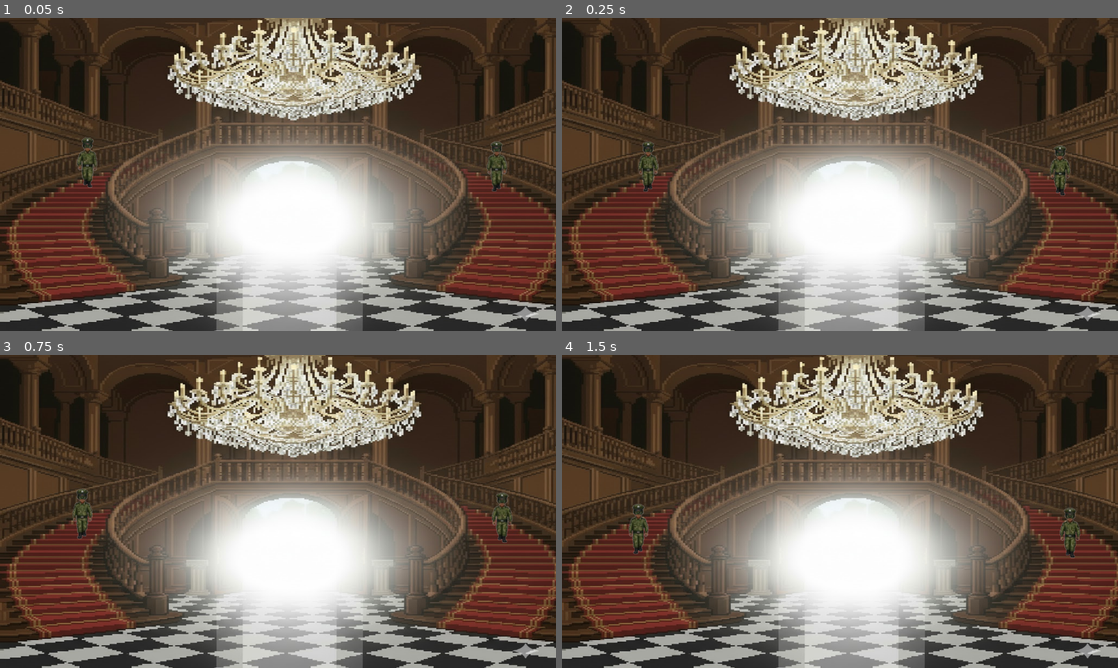
Above: before the commit, frames 1-4 (two rows, left to right).
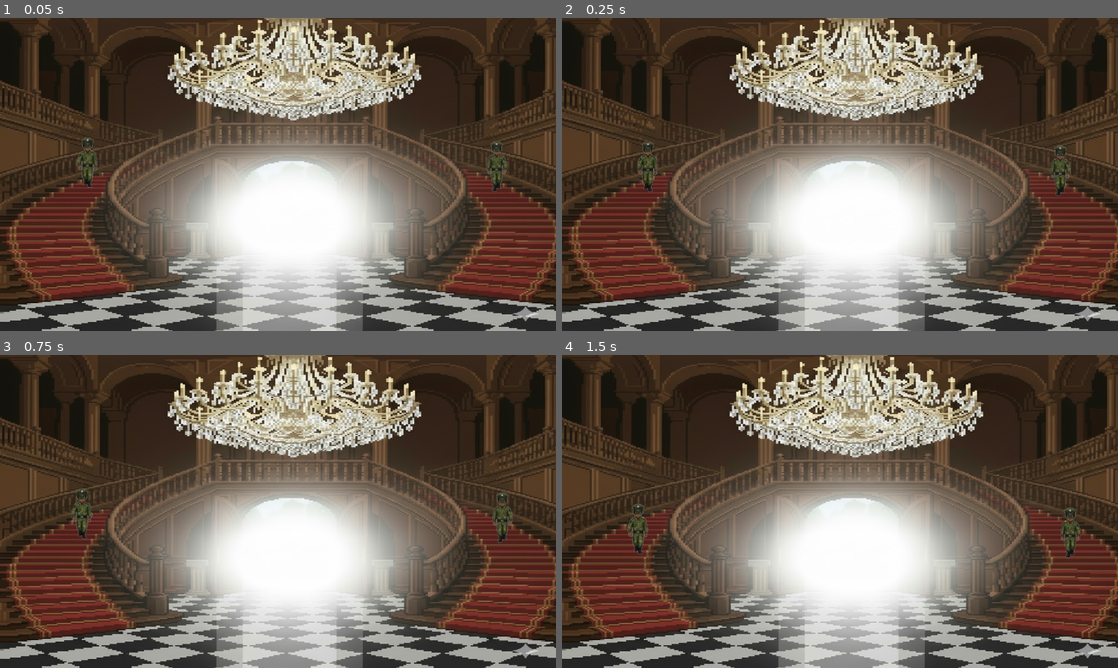
Above: after the commit, the same moments.

Repository: Mecanomaniac/GAMEJAM2026-2
Game: Godot game, scene res://fluxo.tscn
Same seed, same stepped clock (60 frames per second), same inputs: the game is played once before the commit and once after it. This scene is started directly instead of the project's main scene.
Inputs:
- Up to frame 1 (0.05 s): no input
- Up to frame 2 (0.25 s): no input
- Up to frame 3 (0.75 s): no input
- Up to frame 4 (1.5 s): no input

Frame 1 is identical in both runs. In frame 2, 0.2% of the frame differs, in the area x 13-92%, y 40-57%; in frame 3, 0.2%; in frame 4, 0.2%, in the area x 11-94%, y 48-65%.

Commit message:
movimentacao dos personagens

Diff:
--- a/fluxo.tscn
+++ b/fluxo.tscn
@@ -79,12 +79,24 @@
 "times": PackedFloat32Array(0.06666667, 1.1333333, 2.0333333, 3.0666666, 4.133333, 4.9333334),
 "transitions": PackedFloat32Array(1, 1, 1, 1, 1, 1),
 "update": 1,
-"values": [0, 0, 0, 0, 0, 0]
+"values": [0, 1, 0, 1, 0, 1]
 }
 
 [sub_resource type="Animation" id="Animation_v4cb1"]
 resource_name = "up"
 length = 5.0
+tracks/0/type = "value"
+tracks/0/imported = false
+tracks/0/enabled = true
+tracks/0/path = NodePath(".:frame")
+tracks/0/interp = 1
+tracks/0/loop_wrap = true
+tracks/0/keys = {
+"times": PackedFloat32Array(0.033333335, 1.1, 2.0666666, 3.1, 4.1),
+"transitions": PackedFloat32Array(1, 1, 1, 1, 1),
+"update": 1,
+"values": [0, 1, 0, 1, 0]
+}
 
 [sub_resource type="AnimationLibrary" id="AnimationLibrary_e4ex4"]
 _data = {
@@ -128,11 +140,6 @@
 "name": &"down",
 "speed": 5.0
 }, {
-"frames": [],
-"loop": true,
-"name": &"right",
-"speed": 5.0
-}, {
 "frames": [{
 "duration": 1.0,
 "texture": SubResource("AtlasTexture_hj61f")
@@ -173,12 +180,24 @@
 "times": PackedFloat32Array(0.033333335, 1.0666667, 2.1, 3.0666666, 4.0333333, 4.9333334),
 "transitions": PackedFloat32Array(1, 1, 1, 1, 1, 1),
 "update": 1,
-"values": [0, 0, 0, 0, 0, 0]
+"values": [0, 1, 0, 1, 0, 1]
 }
 
 [sub_resource type="Animation" id="Animation_5cykb"]
 resource_name = "up"
 length = 5.0
+tracks/0/type = "value"
+tracks/0/imported = false
+tracks/0/enabled = true
+tracks/0/path = NodePath(".:frame")
+tracks/0/interp = 1
+tracks/0/loop_wrap = true
+tracks/0/keys = {
+"times": PackedFloat32Array(0.06666667, 1.0333333, 2.0333333, 3.1, 4.0666666, 4.9666667),
+"transitions": PackedFloat32Array(1, 1, 1, 1, 1, 1),
+"update": 1,
+"values": [0, 1, 0, 1, 0, 1]
+}
 
 [sub_resource type="AnimationLibrary" id="AnimationLibrary_5cykb"]
 _data = {
@@ -207,12 +226,12 @@
 [node name="AnimatedSprite2D" type="AnimatedSprite2D" parent="Path2D/PathFollow2D" unique_id=2129194228]
 sprite_frames = SubResource("SpriteFrames_vwk2k")
 animation = &"down"
-autoplay = "down"
 flip_h = true
 flip_v = true
 
 [node name="AnimationPlayer" type="AnimationPlayer" parent="Path2D/PathFollow2D/AnimatedSprite2D" unique_id=1272646623]
 libraries/ = SubResource("AnimationLibrary_e4ex4")
+playback_auto_capture = false
 speed_scale = 0.0
 
 [node name="Path2D2" type="Path2D" parent="." unique_id=2103827841]
@@ -227,8 +246,8 @@
 [node name="AnimatedSprite2D" type="AnimatedSprite2D" parent="Path2D2/PathFollow2D" unique_id=1182602215]
 sprite_frames = SubResource("SpriteFrames_532la")
 animation = &"down"
-autoplay = "down"
 flip_h = true
 
 [node name="AnimationPlayer" type="AnimationPlayer" parent="Path2D2/PathFollow2D/AnimatedSprite2D" unique_id=999204267]
 libraries/ = SubResource("AnimationLibrary_5cykb")
+playback_auto_capture = false
--- a/path_follow_2d.gd
+++ b/path_follow_2d.gd
@@ -4,9 +4,9 @@
 var mudou_arte: bool = false
 
 func _process(delta: float):
+
 	progress += velocidade * delta
 
-	# Verifica se chegou no ponto de mudança (ex: 70% do caminho)
 	if progress_ratio >= 0.7 and not mudou_arte:
 		mudar_comportamento()
 		mudou_arte = true
@@ -15,14 +15,7 @@
 		queue_free()
 
 func mudar_comportamento():
-	# 1. Muda a cor para vermelho
-	# O modulate funciona como um filtro de luz sobre a sua sprite
-	$AnimatedSprite2D.modulate = Color(1, 0, 0)
+	$AnimatedSprite2D.animation = "up"
 
-	# 2. Muda para a animação "up" que você criou no AnimationPlayer
-	# Certifique-se de que o nome no play() seja igual ao nome na lista do AnimationPlayer
 	if has_node("AnimationPlayer"):
 		$AnimationPlayer.play("up")
-
-	# Opcional: Se quiser que ele suba a escada mais devagar ou pare
-	# velocidade = 50.0
